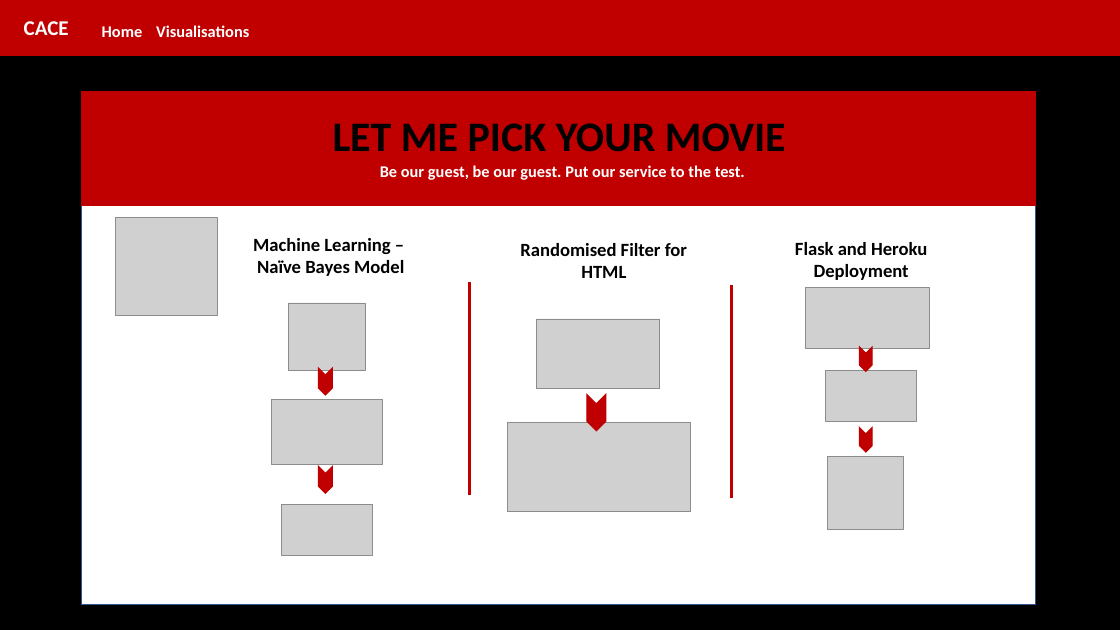
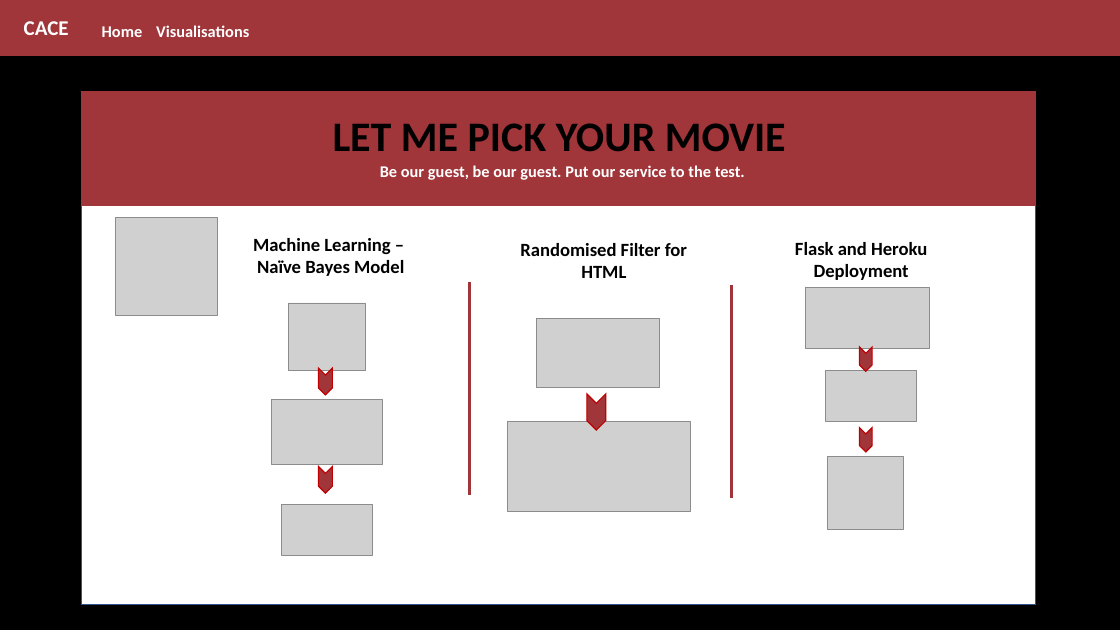
Before and after one commit to CarmenK2/Movie_Pick, a slide deck: slide 13 of Presentation/MoviePick.pptx. Drawn at 1120x630 pixels with LibreOffice and Linux fonts; fonts in the diff are those of the drawing; grey boxes stand for pictures. Boxes give left, top, right and bottom in pixels: in the first picture for what was removed or moved away, otherwise in the second. Text is boxed around its words. In the diff, an @@ line names an element or a change of style, - is before the commit and + after.

```diff
--- a/Presentation/MoviePick.pptx
+++ b/Presentation/MoviePick.pptx
@@ rectangle at (x1=0, y1=0, x2=1120, y2=55): fill #C00000 to #A0353A; outline #C00000 1 pt to #A0353A 1 pt @@
@@ rectangle at (x1=82, y1=92, x2=1036, y2=206): fill #C00000 to #A0353A; outline #C00000 1 pt to #A0353A 1 pt @@
@@ line (470, 282) - (470, 496): stroke #C00000 2.25 pt to #A0353A 2.25 pt @@
@@ line (732, 285) - (732, 498): stroke #C00000 2.25 pt to #A0353A 2.25 pt @@
@@ fill #C00000 to #A0353A in 5 elements at (x1=860, y1=347, x2=872, y2=371), (x1=860, y1=428, x2=872, y2=452), (x1=318, y1=467, x2=332, y2=494), (x1=318, y1=368, x2=332, y2=395), (x1=587, y1=394, x2=605, y2=430) @@
```
Also in this commit, not shown: 12 other slides changed, 3 other files.
